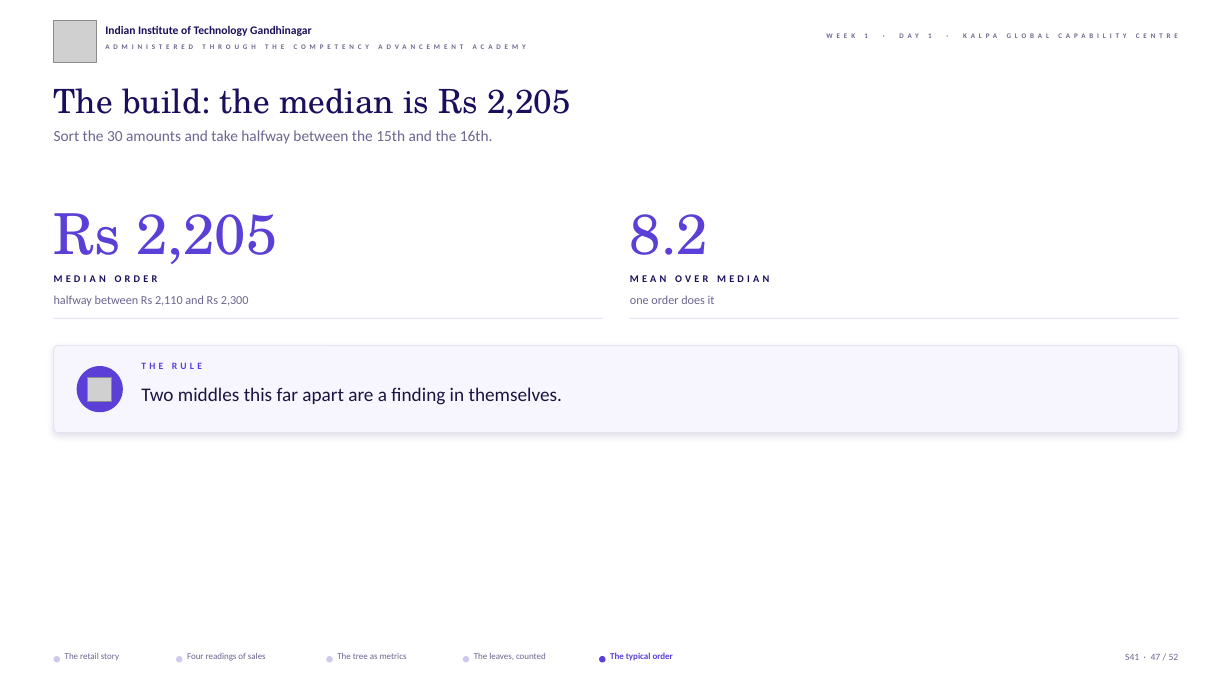
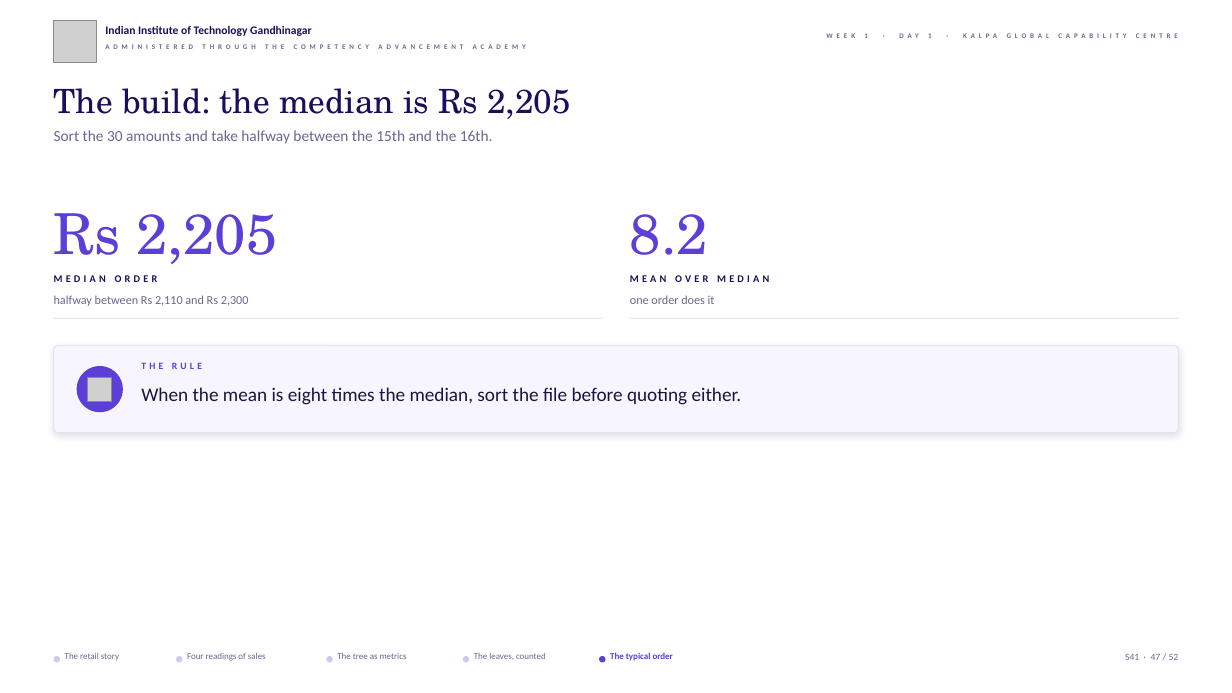
Before and after one commit to fde-academy-lab/c2-content-factory, a slide deck: slide 47 of content/W01/D1/slides/C2_W01_D01_half1_STUDENT.pptx. Drawn at 1232x693 pixels with LibreOffice and Linux fonts; fonts in the diff are those of the drawing; grey boxes stand for pictures; background and template pictures are left out. Boxes give left, top, right and bottom in pixels: in the first picture for what was removed or moved away, otherwise in the second. Text is boxed around its words. In the diff, an @@ line names an element or a change of style, - is before the commit and + after.

```diff
--- a/content/W01/D1/slides/C2_W01_D01_half1_STUDENT.pptx
+++ b/content/W01/D1/slides/C2_W01_D01_half1_STUDENT.pptx
@@ text at [141, 387, 742, 405]: text changed @@
-Two middles this far apart are a finding in themselves.
+When the mean is eight times the median, sort the file before quoting either.
```
Also in this commit, not shown: 7 other slides changed, 16 other files.
